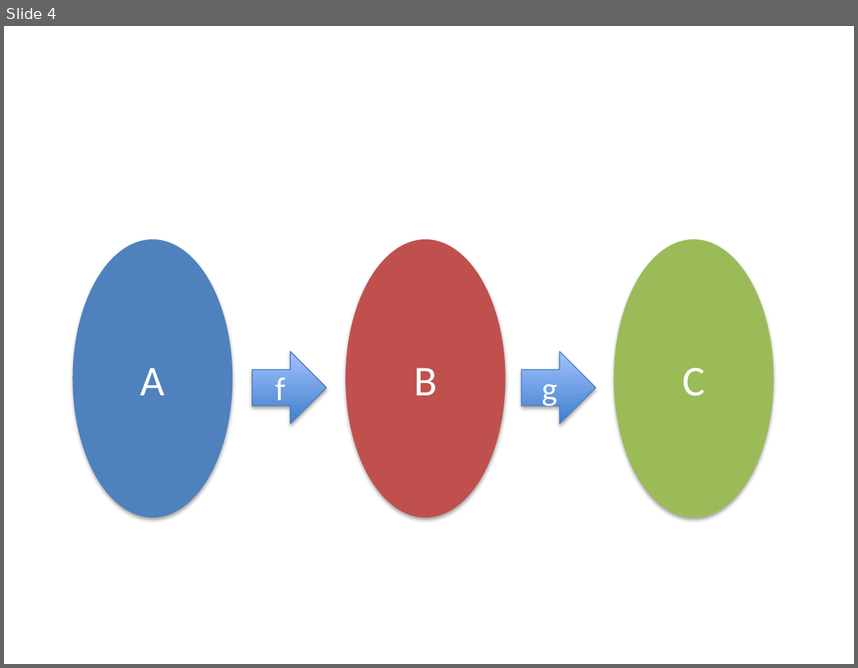
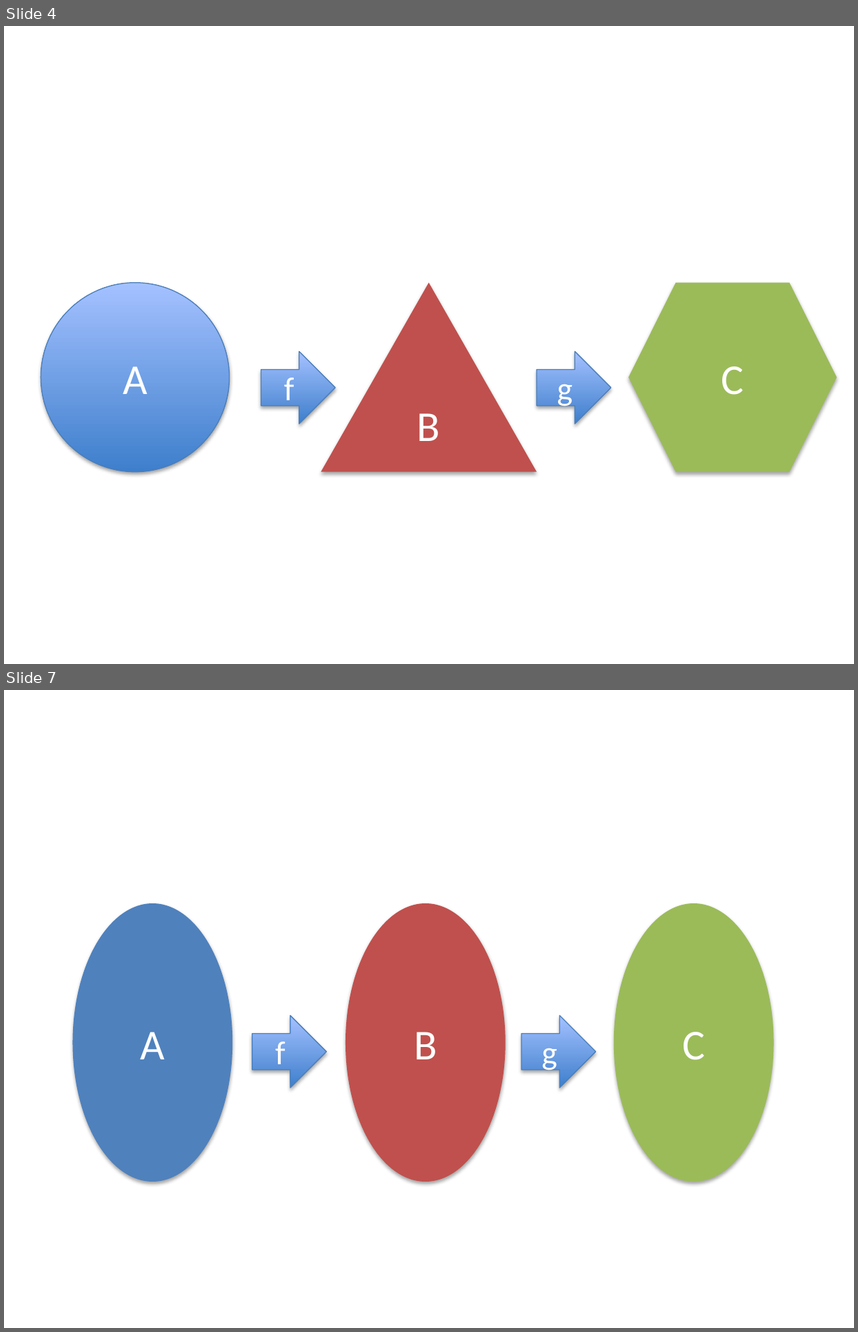
Before and after one commit to fp-tower/foundations, a slide deck: Diagrams.pptx. Shown one above the other, each under a label of ours: slide 4 before the commit, slides 4 and 7 after it; the slides between them are not shown. The pictures are 858x668 and 858x1332 pixels, drawn with LibreOffice and Linux fonts; fonts in the diff are those of the drawing. Boxes give left, top, right and bottom in pixels: in the first picture for what was removed or moved away, otherwise in the second. Text is boxed around its words. In the diff, an @@ line names an element or a change of style, - is before the commit and + after.

```diff
--- a/Diagrams.pptx
+++ b/Diagrams.pptx
@@ slide 4 added at [4,26,854,664], background #FFFFFF @@
@@ ellipse added at [41,283,229,472], fill gradient #3F80CE to #A4C4FF, outline #4B7EBC 0.75 pt, 36 pt, text #FFFFFF @@
+A
@@ triangle added at [321,283,537,472], fill #C0504D, 36 pt, text #FFFFFF @@
+B
@@ hexagon added at [629,283,837,472], fill #9BBB59, 36 pt, text #FFFFFF @@
+C
@@ right arrow added at [261,352,335,424], fill gradient #3F80CE to #A4C4FF, outline #4B7EBC 0.75 pt, 28 pt, text #FFFFFF @@
+f
@@ right arrow added at [537,352,611,424], fill gradient #3F80CE to #A4C4FF, outline #4B7EBC 0.75 pt, 28 pt, text #FFFFFF @@
+g
@@ what was slide 4 is now slide 7 @@
```
Also in this commit, not shown: 6 slides changed, 2 other slides added, 18 other files.
